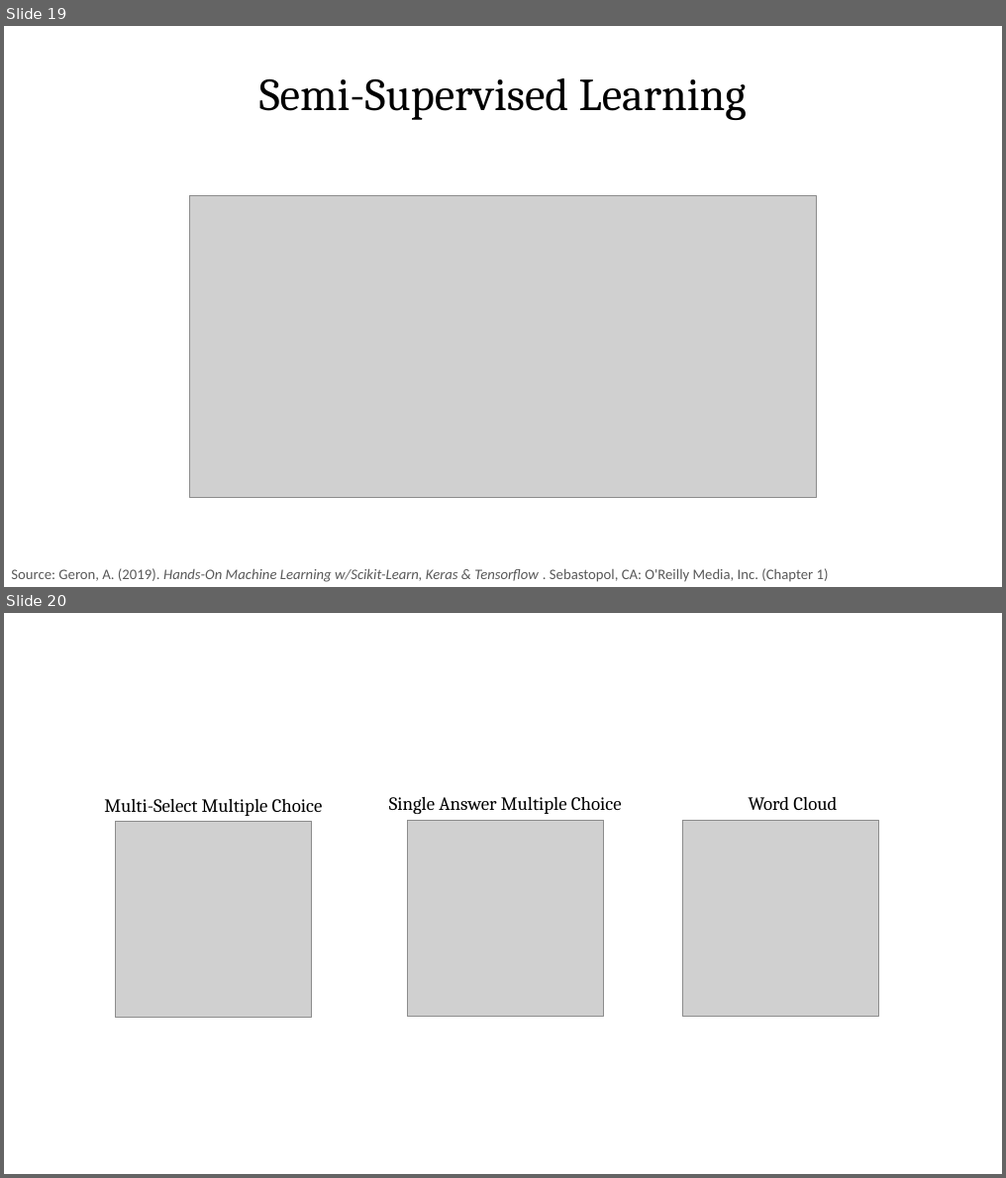
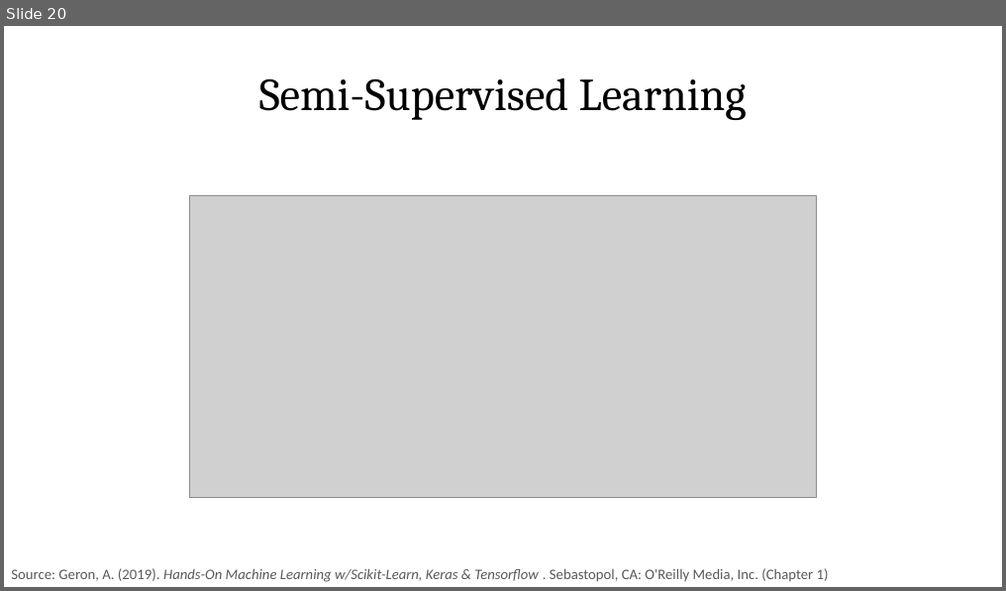
Before and after one commit to PracticumAI/what_is_ai, a slide deck: presentations/03_systems.pptx. Shown one above the other, each under a label of ours: slides 19 and 20 before the commit, slide 20 after it. The pictures are 1006x1178 and 1006x591 pixels, drawn with LibreOffice and Linux fonts; fonts in the diff are those of the drawing; grey boxes stand for pictures. Boxes give left, top, right and bottom in pixels: in the first picture for what was removed or moved away, otherwise in the second. Text is boxed around its words. In the diff, an @@ line names an element or a change of style, - is before the commit and + after.

```diff
--- a/presentations/03_systems.pptx
+++ b/presentations/03_systems.pptx
@@ slide 20 removed at [4, 613, 1002, 1174], background #FFFFFF @@
@@ text removed at [104, 799, 323, 816] @@
-Multi-Select Multiple Choice
@@ text removed at [389, 797, 622, 814] @@
-Single Answer Multiple Choice
@@ picture removed at [407, 820, 604, 1017] @@
@@ picture removed at [682, 820, 879, 1017] @@
@@ text removed at [748, 797, 837, 810] @@
-Word Cloud
@@ picture removed at [115, 821, 312, 1018] @@
@@ what was slide 19 is now slide 20 @@
```
Also in this commit, not shown: 1 slide added, 2 other files.
